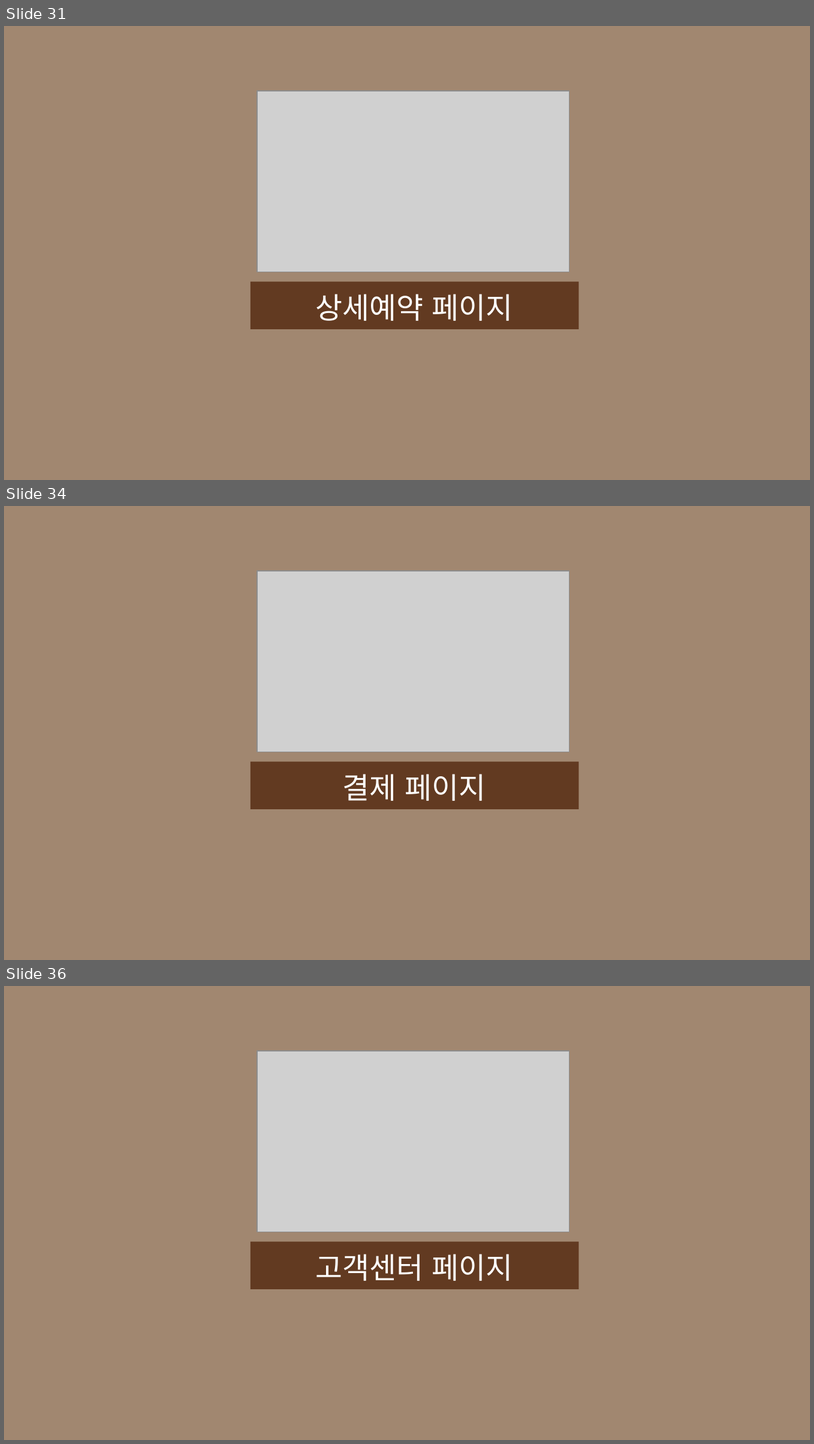
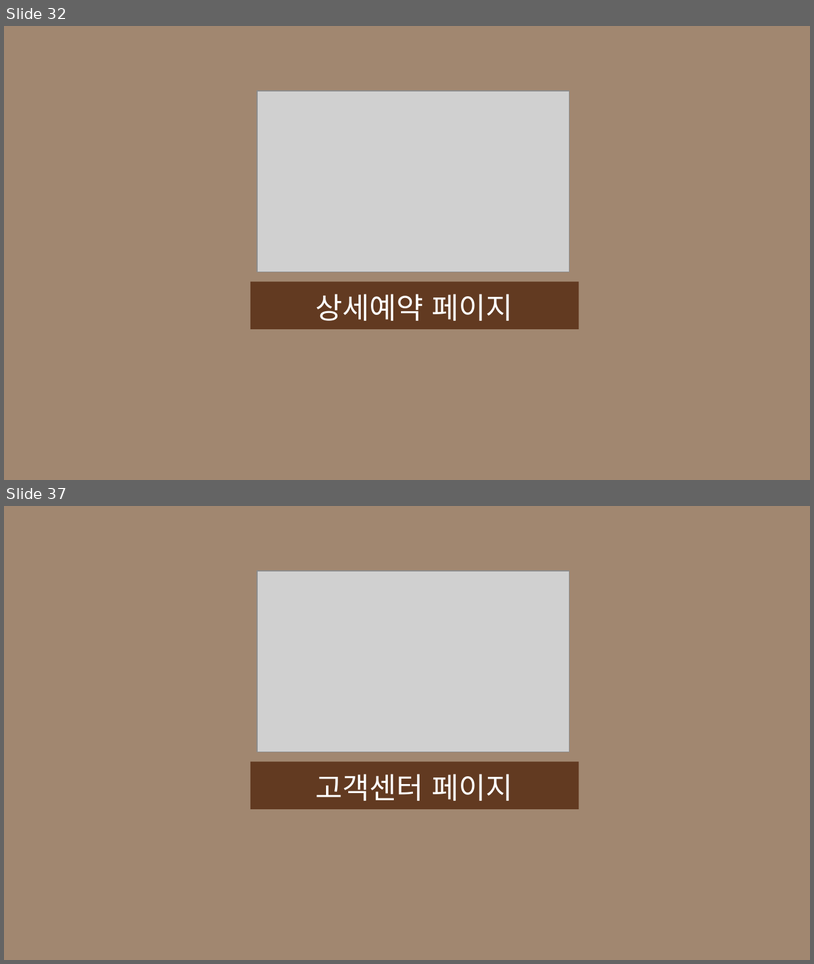
Before and after one commit to Jogging-Kim-Chaebak/PuppyPlaytime, a slide deck: 프로젝트 산출물/9. 스토리보드/Puppy Playtime 사용자 스토리보드.pptx. Shown one above the other, each under a label of ours: slides 31, 34 and 36 before the commit, slides 32 and 37 after it; the slides between them are not shown. The pictures are 814x1444 and 814x964 pixels, drawn with LibreOffice and Linux fonts; fonts in the diff are those of the drawing; grey boxes stand for pictures. Boxes give left, top, right and bottom in pixels: in the first picture for what was removed or moved away, otherwise in the second. Text is boxed around its words. In the diff, an @@ line names an element or a change of style, - is before the commit and + after.

```diff
--- a/프로젝트 산출물/9. 스토리보드/Puppy Playtime 사용자 스토리보드.pptx
+++ b/프로젝트 산출물/9. 스토리보드/Puppy Playtime 사용자 스토리보드.pptx
@@ slide 34 removed at (4, 506, 810, 960), background #A18770 @@
@@ picture removed at (257, 571, 569, 751) @@
@@ rectangle removed at (251, 762, 579, 809) @@
@@ title removed at (343, 774, 486, 801) @@
-결제 페이지
@@ what was slide 31 is now slide 32 @@
@@ what was slide 36 is now slide 37 @@
```
Also in this commit, not shown: 5 slides changed, 6 slides added, 4 other slides removed, 9 other files.
